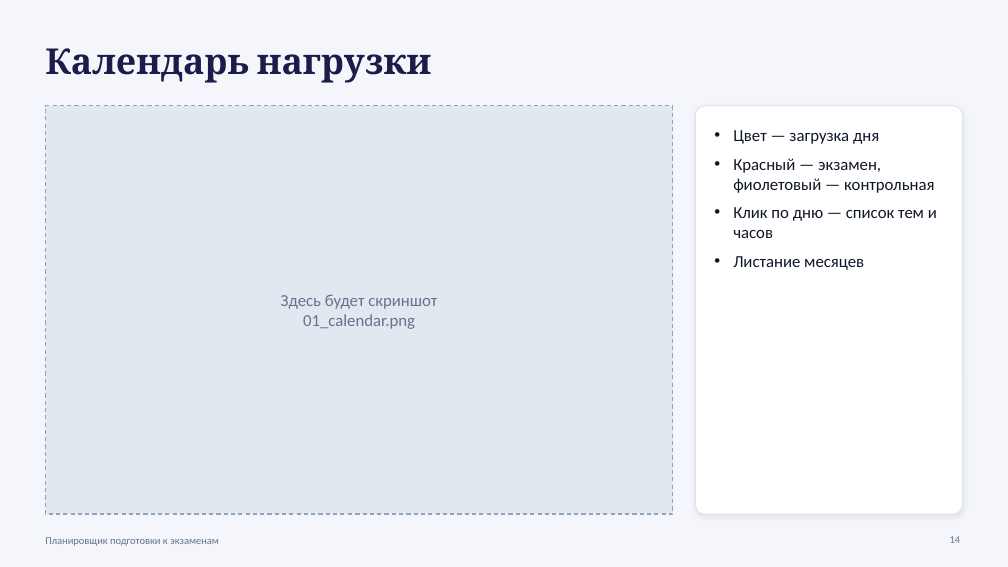
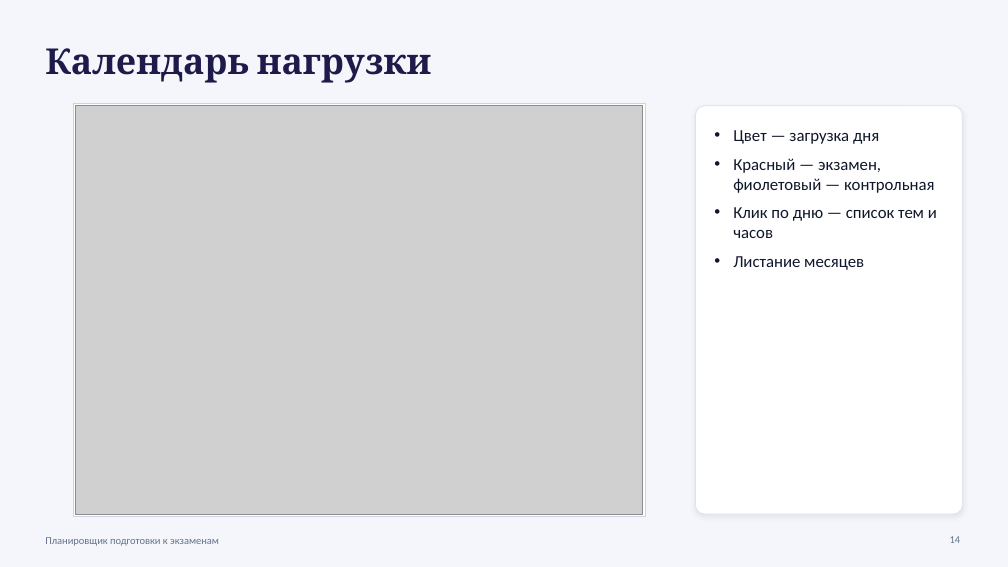
Before and after one commit to leywinkw/exam-planner, a slide deck: slide 14 of docs/Презентация_Планировщик_экзаменов.pptx. Drawn at 1008x567 pixels with LibreOffice and Linux fonts; fonts in the diff are those of the drawing; grey boxes stand for pictures. Boxes give left, top, right and bottom in pixels: in the first picture for what was removed or moved away, otherwise in the second. Text is boxed around its words. In the diff, an @@ line names an element or a change of style, - is before the commit and + after.

```diff
--- a/docs/Презентация_Планировщик_экзаменов.pptx
+++ b/docs/Презентация_Планировщик_экзаменов.pptx
@@ rectangle: place and size @@
-rectangle at <box>45,106,673,514</box>
+rectangle at <box>73,104,646,516</box>
@@ rectangle at <box>73,104,646,516</box>: fill #E2E8F0 to #FFFFFF; outline #94A3B8 1 pt dashed to #CBD5E1 0.75 pt @@
@@ picture added at <box>76,106,644,514</box> @@
@@ text removed at <box>281,294,437,329</box> @@
-Здесь будет скриншот
-01_calendar.png
```
Also in this commit, not shown: 7 other slides changed, 19 other files.
